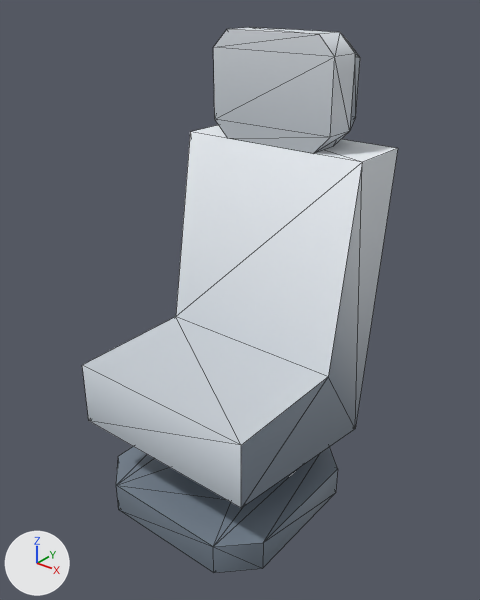
Renders of the glTF model client/public/assets/kenney-station/chair-headrest.glb from each side of a commit.
Before and after are seen from a 50 mm lens placed at (0.558, -0.688, 0.765), pointed at (0.008, 0.0, 0.339). Arrows for +X, +Y and +Z are at lower left; the lights stay in place. The picture after the commit comes second. Mesh edges are drawn as thin lines. Where no turn or scale is listed for an object, it has been applied to the vertices. Vertices at exactly the same position are counted once.

In view in the first picture: 'chair-headrest'.
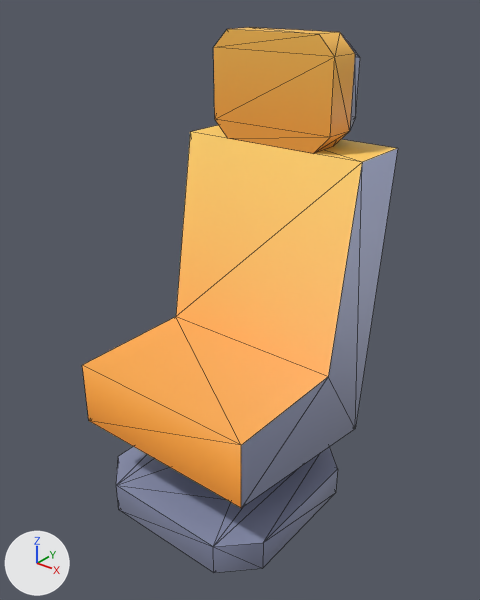
What the commit changed:
me_chair_headrest has 60 vertices, 106 faces and spans x -0.15..0.15, y -0.175..0.175, z -0.35..0.35.
me_chair_headrest is used by ob_chair_headrest; location (0.0, 0.0, 0.35).
me_chair_headrest part 1: 60 faces centred in x -0.15..0.15, y -0.175..0.175, z -0.35..0.262 are repainted in the vertex colours; the middle colour goes from greyish blue #7d8a98 to greyish blue #9197b6.
me_chair_headrest part 2: 16 faces centred in x -0.1..0.1, y -0.175..0.108, z -0.167..0.258 are repainted in the vertex colours; the middle colour goes from light grey #c5ccd3 to orange #ffa940.
me_chair_headrest part 3: 16 faces centred in x -0.15..0.15, y 0.075..0.175, z -0.05..0.345 are repainted in the vertex colours; the middle colour goes from light grey #b4bcc4 to blue #a9b1d4.
me_chair_headrest part 4: 14 faces centred in x -0.1..0.1, y 0.058..0.142, z 0.1..0.35 are repainted in the vertex colours; the middle colour goes from white #e2e7ed to orange #ffc255.

Pixel boxes [x1, y1, x2, y2] of what changed, in the pictures (480 x 600 px):
part 1 of me_chair_headrest, recoloured: [116, 62, 355, 573] in both
part 2 of me_chair_headrest, recoloured (light grey to orange): [82, 57, 362, 508] in both
part 3 of me_chair_headrest, recoloured (light grey to blue): [328, 34, 398, 429] in both
part 4 of me_chair_headrest, recoloured (white to orange): [176, 27, 397, 316] in both
